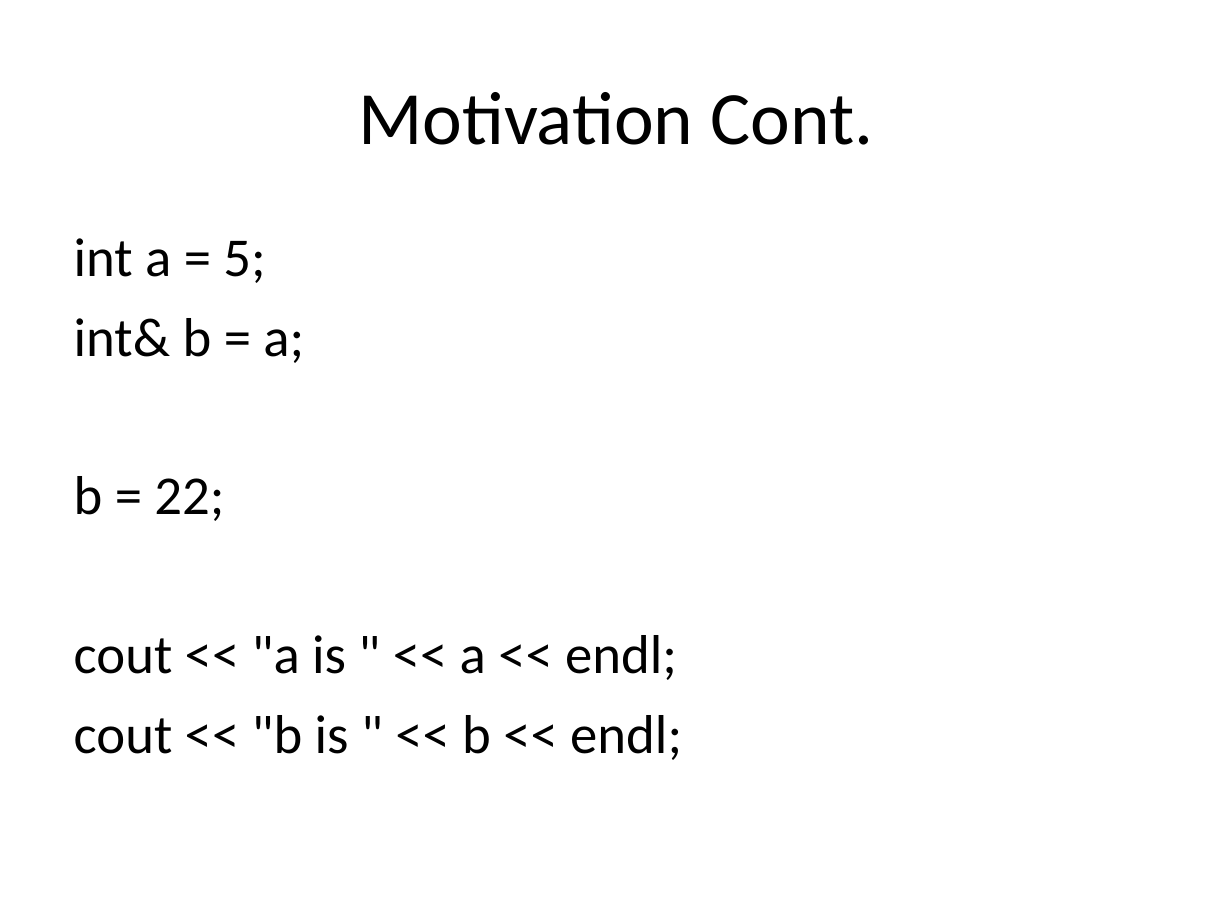
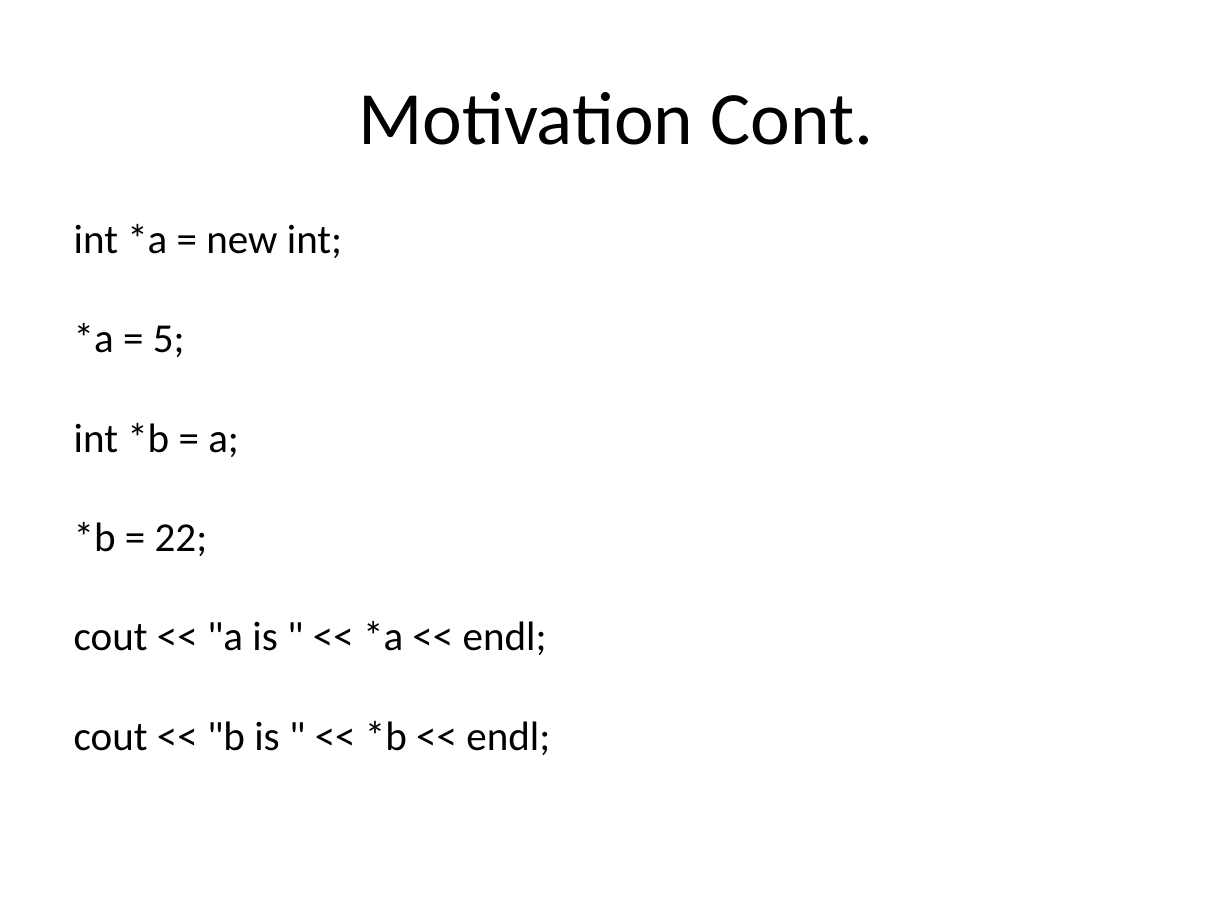
Before and after one commit to xiaohe27/Papers4Courses, a slide deck: slide 3 of FM/presentations/Overview of Separation Logic.ppt. Drawn at 1232x924 pixels with LibreOffice and Linux fonts; fonts in the diff are those of the drawing. Boxes give left, top, right and bottom in pixels: in the first picture for what was removed or moved away, otherwise in the second. Text is boxed around its words. In the diff, an @@ line names an element or a change of style, - is before the commit and + after.

```diff
--- a/FM/presentations/Overview of Separation Logic.ppt
+++ b/FM/presentations/Overview of Separation Logic.ppt
@@ text at box(74, 223, 550, 755): text changed; size 32 to 24 pt @@
-int a = 5;
-int& b = a;
-b = 22;
-cout << "a is " << a << endl;
-cout << "b is " << b << endl;
+int *a = new int;
+*a = 5;
+int *b = a;
+*b = 22;
+cout << "a is " << *a << endl;
+cout << "b is " << *b << endl;
```
Also in this commit, not shown: 2 other slides changed, 2 other files.
